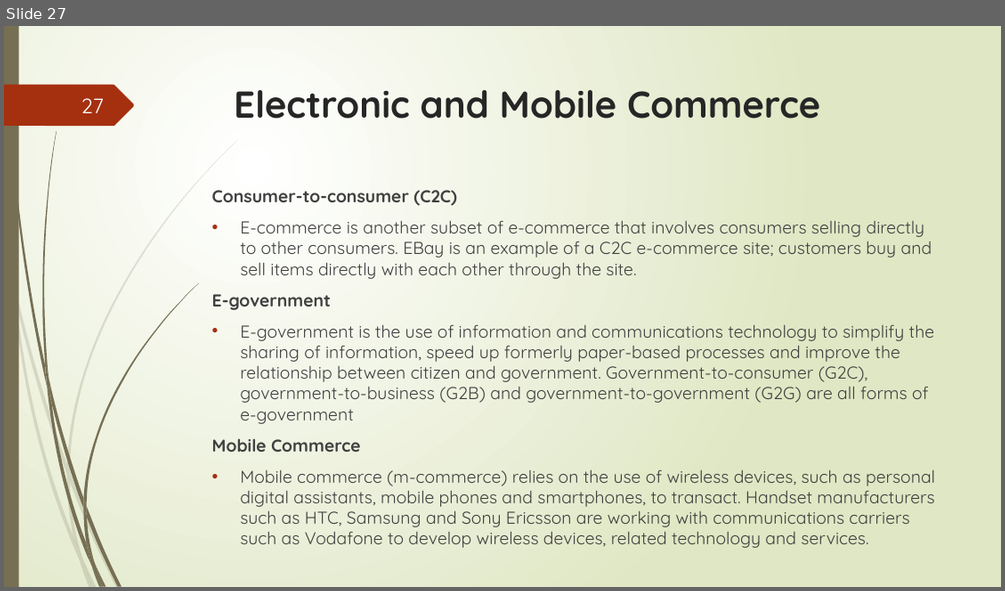
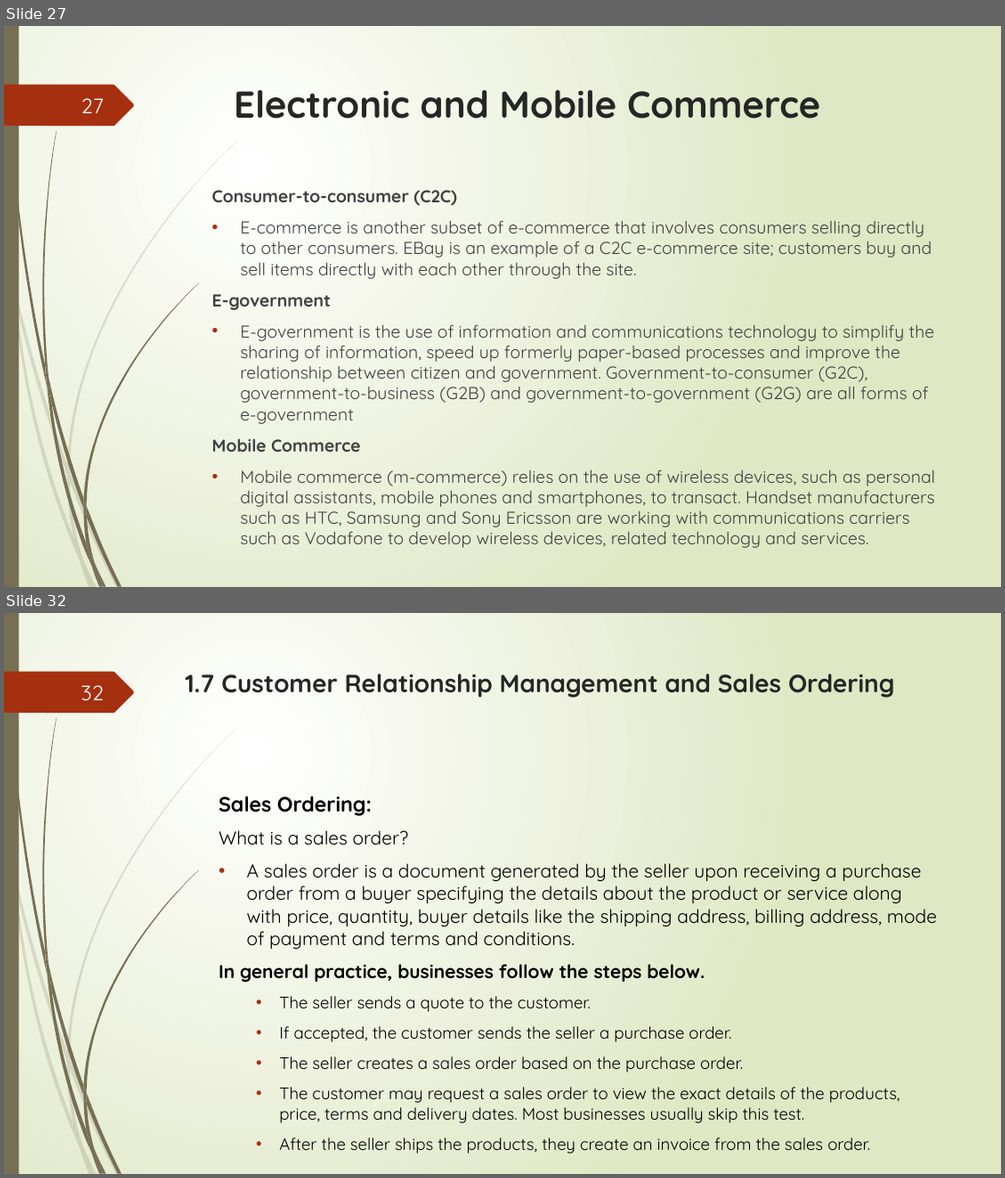
Before and after one commit to nqubekoh/IS622, a slide deck: 2. Operating Systems.pptx. Shown one above the other, each under a label of ours: slide 27 before the commit, slides 27 and 32 after it; the slides between them are not shown. The pictures are 1005x591 and 1005x1178 pixels, drawn with LibreOffice and Linux fonts; fonts in the diff are those of the drawing. Boxes give left, top, right and bottom in pixels: in the first picture for what was removed or moved away, otherwise in the second. Text is boxed around its words. In the diff, an @@ line names an element or a change of style, - is before the commit and + after.

```diff
--- a/2. Operating Systems.pptx
+++ b/2. Operating Systems.pptx
@@ slide 32 added at box(4, 613, 1001, 1174), background gradient #FFFFFF to #DFE8C4; not listed: 24 template elements that a slide beside it also shows @@
@@ page number added at box(81, 685, 104, 701), 20 pt, text #FEFFFF @@
+32
@@ title added at box(186, 674, 895, 698), 24 pt, text #262626, bold @@
+1.7 Customer Relationship Management and Sales Ordering
@@ text added at box(218, 795, 937, 1153), 16 pt, text #000000 @@
+Sales Ordering:
+What is a sales order?
+• A sales order is a document generated by the seller upon receiving a purchase order from a buyer specifying the details about the product or service along with price, quantity, buyer details like the shipping address, billing address, mode of payment and terms and conditions.
+In general practice, businesses follow the steps below.
+  • The seller sends a quote to the customer.
+  • If accepted, the customer sends the seller a purchase order.
+  • The seller creates a sales order based on the purchase order.
+  • The customer may request a sales order to view the exact details of the products, price, terms and delivery dates. Most businesses usually skip this test.
+  • After the seller ships the products, they create an invoice from the sales order.
```
Also in this commit, not shown: 1 slide changed, 8 other slides added.
